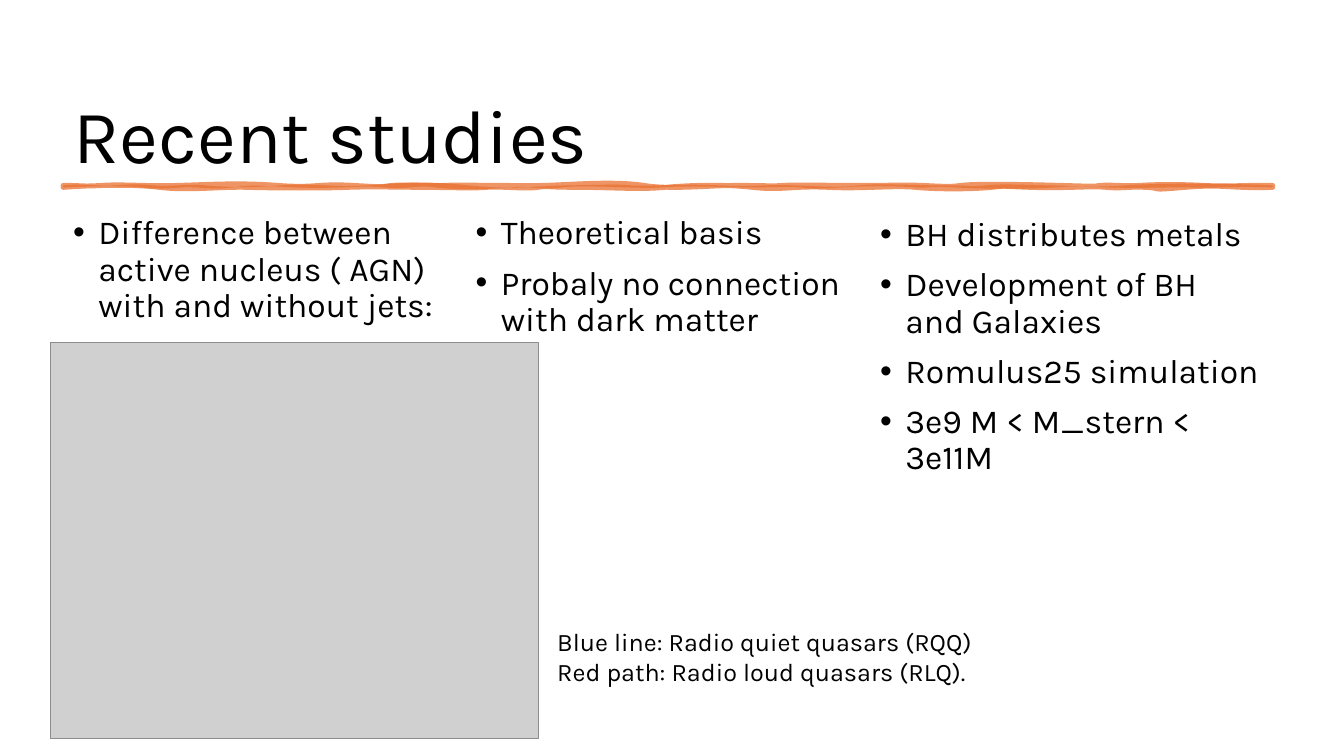
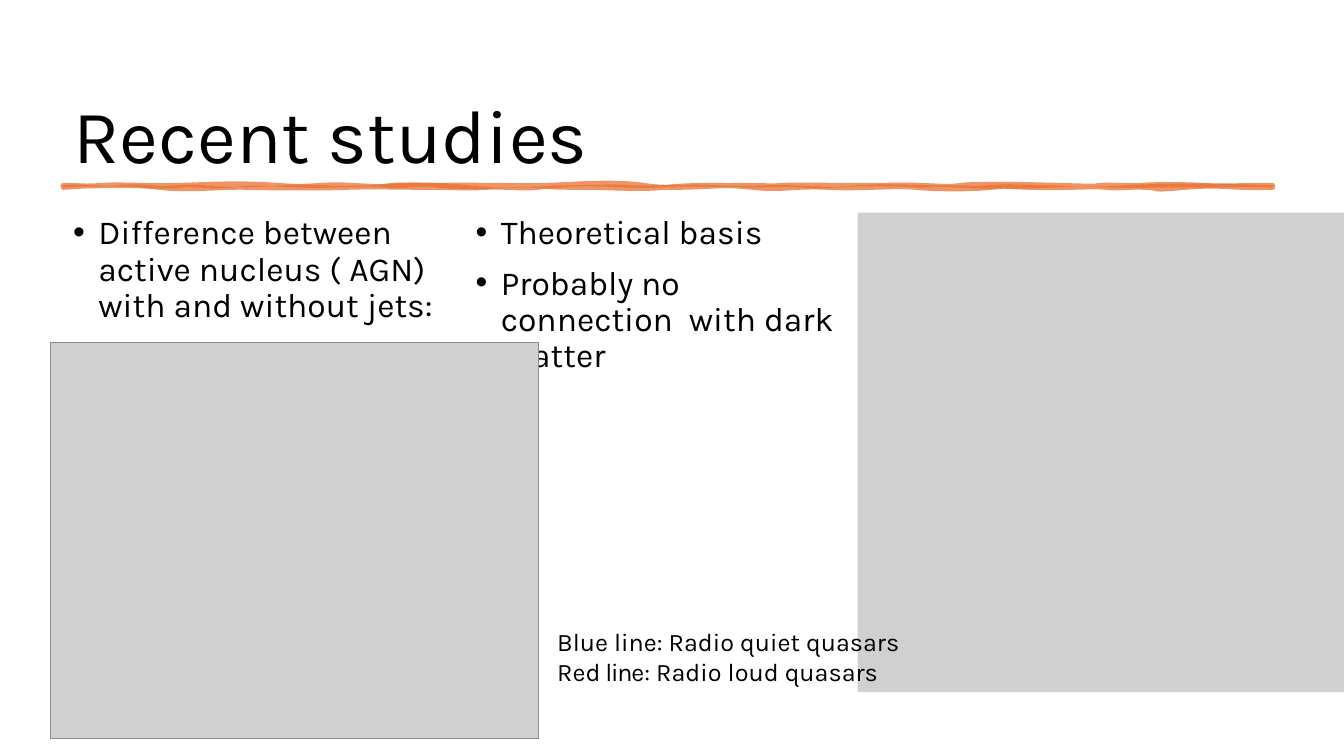
Before and after one commit to MonkeyTreeLover/M-Sigma-Relation, a slide deck: slide 4 of M-σ Relation.pptx. Drawn at 1344x756 pixels with LibreOffice and Linux fonts; fonts in the diff are those of the drawing; grey boxes stand for pictures. Boxes give left, top, right and bottom in pixels: in the first picture for what was removed or moved away, otherwise in the second. Text is boxed around its words. In the diff, an @@ line names an element or a change of style, - is before the commit and + after.

```diff
--- a/M-σ Relation.pptx
+++ b/M-σ Relation.pptx
@@ picture added at bbox=[858, 213, 1344, 693] @@
@@ text removed at bbox=[905, 223, 1259, 470] @@
-• BH distributes metals
-• Development of BH and Galaxies
-• Romulus25 simulation
-• 3e9 M < M_stern < 3e11M
@@ text at bbox=[501, 272, 833, 376]: text changed @@
-• Probaly no connection with dark matter
+• Probably no connection with dark matter
@@ text at bbox=[557, 628, 899, 687]: text changed @@
-Blue line: Radio quiet quasars (RQQ)
-Red path: Radio loud quasars (RLQ).
+Blue line: Radio quiet quasars
+Red line: Radio loud quasars
```
Also in this commit, not shown: 2 other slides changed, 1 slide added, 1 slide removed, 3 other files.
